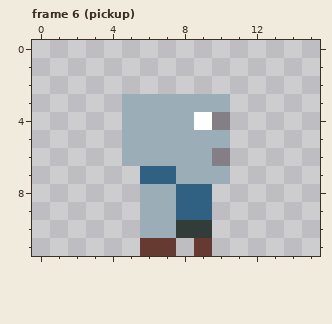
Two states of a pixel-art file, Assets/Skeleton/skelton.aseprite. That is the earlier state.
16x12 pixels, 11 frames. Shown: frame 6 (pickup).
Now the later version:
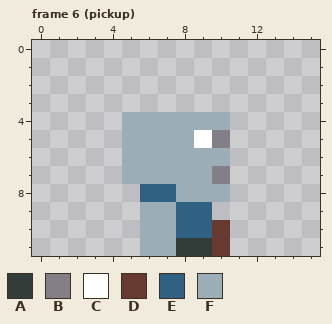
Palette (. is transparent): A #323c39  B #847e87  C #ffffff  D #663931  E #306082  F #9badb7
Diff:
Frame 6 (pickup):
y 3: x 5..10 FFFFFF -> ......
y 4: x 9..10 CB -> FF
y 5: x 9..10 FF -> CB
y 6: x 10 B -> F
y 7: x 5..7 .EE -> FFF; x 10 F -> B
y 8: x 6..10 FFEE. -> EEFFF
y 10: x 8..10 AA. -> EED
y 11: x 6..10 DD.D. -> FFAAD
Pixel boxes of the changes (left, top, right, bottom) in both pictures:
changed: (122, 94, 230, 256)
